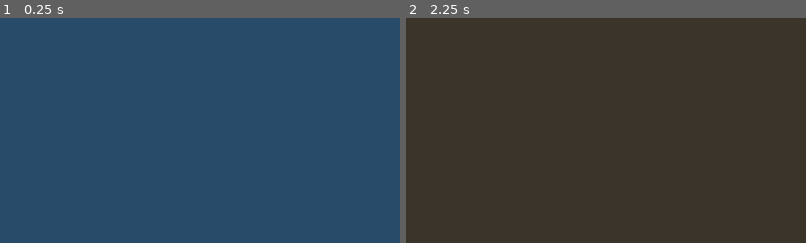
Above: before the commit, frames 1-2 (left to right).
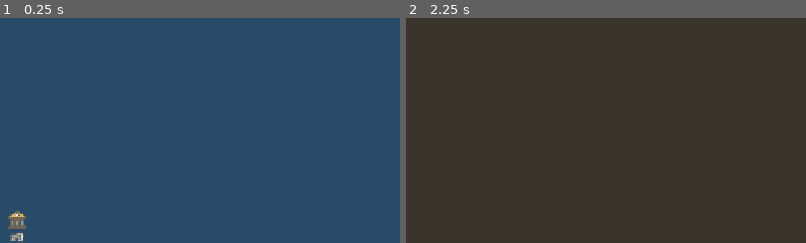
Above: after the commit, the same moments.

Repository: KADSA-OFFICIAL/Group-2
Game: Godot game, scene res://main.tscn
Same seed, same stepped clock (60 frames per second), same inputs: the game is played once before the commit and once after it. The engine's default icon, where the game draws it, is replaced by a stand-in: a white triangle on a blue panel in a dark square.
Inputs:
- Up to frame 1 (0.25 s): no input
- Up to frame 2 (2.25 s): click "+" at 0.5 s; click "뒤로" at 1.25 s; click "+" at 2 s
The pictures show only the part of the screen within x 28-78%, y 50-100%; the shares and areas given below are measured in that part.

The runs differ from the first frame. In frame 1, 0.4% of the frame differs, in the area x 2-7%, y 85-100%; in frame 2, nothing differs.

Commit message:
feat(ui): 교단 화면 — 교주와 모인 인원
교단은 교주(플레이어)와 스토리에서 합류한 인물들이 모여 있는 본거지다.

## 캐릭터 화면과 겹치지 않게 잡았다

로스터를 그냥 다시 나열하면 캐릭터 화면과 같은 화면이 두 개가 된다. 그래서 갈랐다:
  캐릭터 화면 = 인물 **한 명의 상세**(스텟/스킬/장비). 읽기 전용.
  교단 화면   = **교주와 교단 전체**. 이름을 정하는 곳 + 모인 인원 요약.
명부는 요약(색·이름·역할·편성 여부)까지만 보여주고, 상세는 "인물 상세" 버튼으로
캐릭터 화면에 넘긴다.

## 교주 이름을 정할 곳이 생겼다

PlayerProfile.set_player_name() 은 #89 에서 만들어 두고 **부르는 곳이 없었다.**
교단이 그 자리다. 이름을 정하면 메인화면 프로필 칩의 "이름 없음"이 바뀐다.

이름의 소유자는 PlayerProfile 이다. 화면은 값을 넘길 뿐 따로 들고 있지 않고,
저장도 PlayerProfile 이 SaveSystem 제공자로 이미 등록되어 있어 그대로 된다.

입력 중에는 갱신으로 입력칸을 갈아 끼우지 않는다(글자가 끊긴다).
그래서 이름 줄은 한 번만 만들고 그 아래 요약만 다시 그린다.
포커스가 없을 때만 바깥에서 바뀐 이름을 따라간다.

## 표시하는 값의 출처

  교주 이름·레벨·누적 경험치 -> PlayerProfile
  모인 인원                  -> CharacterDatabase
  편성 여부                  -> PartySystem.has_character()
  역할                       -> CharacterData.get_roles()
여기서 세거나 계산하지 않는다.

## 검증 (헤드리스 실제 실행 + 화면 캡처)

  교단 화면 열림, 이름 입력칸 존재(placeholder "이름 없는 교주")
  이름 입력 -> PlayerProfile.player_name = "삼각근교주"
  저장 후 새 프로세스에서 "삼각근교주" 로 복원
  모인 인원 6명, 편성 3/3 표시. 편성 중인 인원 강조 확인
  파싱 exit 0 / 오류·경고 0, 회귀 exit 0 / 오류·경고 0

이로써 메인화면 하단 메뉴가 전부 실제로 동작한다
(편성/캐릭터/장비/제조/스토리/교단).

Co-Authored-By: Claude Opus 5 <noreply@anthropic.com>

Diff:
--- a/screens/main/main_screen.gd
+++ b/screens/main/main_screen.gd
@@ -48,11 +48,7 @@
 const SHOP_ICON := "icon_shop"
 const MAIL_ICON := "icon_mail"
 const STORY_ICON := "icon_story"
-
-# 아직 화면이 없는 메뉴의 아이콘은 여기 상수로 두지 않는다.
-# 상수만 남으면 "곧 붙는다"처럼 보이지만 실제로는 아무 데도 쓰이지 않는다.
-# 아트는 assets/sprites/ui/icons 에 준비되어 있다: icon_order(교단).
-# 화면이 생기면 그때 상수를 만들고 하단 줄이나 상단 묶음에 넣는다.
+const ORDER_ICON := "icon_order"
 
 # 화면이 실제로 있는 메뉴만 버튼으로 만든다.
 # 눌러도 아무 일이 없는 버튼은 기능을 더하지 않고 화면만 난잡하게 만든다.
@@ -66,6 +62,7 @@
 const SHOP_SCREEN := preload("res://screens/shop/ShopScreen.tscn")
 const MAIL_SCREEN := preload("res://screens/mail/MailScreen.tscn")
 const STORY_SCREEN := preload("res://screens/story/StoryScreen.tscn")
+const ORDER_SCREEN := preload("res://screens/order/OrderScreen.tscn")
 
 # 길라잡이 단계 -> 데려갈 화면.
 # GuideSystem 은 화면을 알지 않는다(인프라가 화면에 의존하면 안 된다). 그 대응을 여기서 한다.
@@ -418,6 +415,7 @@
 	row.add_child(_make_tab("장비", EQUIPMENT_ICON, EQUIPMENT_SCREEN))
 	row.add_child(_make_tab("제조", CRAFT_ICON, CRAFT_SCREEN))
 	row.add_child(_make_tab("스토리", STORY_ICON, STORY_SCREEN))
+	row.add_child(_make_tab("교단", ORDER_ICON, ORDER_SCREEN))
 
 	row.add_child(_expanding_gap())
 
--- /dev/null
+++ b/screens/order/OrderScreen.tscn
@@ -0,0 +1,12 @@
+[gd_scene load_steps=2 format=3]
+
+[ext_resource type="Script" path="res://screens/order/order_screen.gd" id="1_order"]
+
+[node name="OrderScreen" type="Control"]
+layout_mode = 3
+anchors_preset = 15
+anchor_right = 1.0
+anchor_bottom = 1.0
+grow_horizontal = 2
+grow_vertical = 2
+script = ExtResource("1_order")
--- /dev/null
+++ b/screens/order/order_screen.gd
@@ -0,0 +1,292 @@
+extends Control
+
+# 교단 화면 (메타 UI).
+#
+# 교단은 **교주(플레이어)와 스토리에서 합류한 인물들이 모여 있는 본거지**다.
+#
+# 책임: 교주 정보를 보여주고 이름을 정하게 한다 + 모인 인원을 요약한다.
+#
+# 캐릭터 화면과 무엇이 다른가:
+#   캐릭터 화면 = 인물 **한 명의 상세**(스텟/스킬/장비). 읽기 전용.
+#   교단 화면   = **교주와 교단 전체**. 이름을 정하는 곳이고, 모인 인원의 요약이다.
+#   그래서 명부를 여기서 다시 상세히 펼치지 않는다. 상세는 캐릭터 화면으로 보낸다.
+#
+# 데이터 출처 (단일 출처 원칙 — 여기서 재정의하지 않는다):
+#   교주 이름·레벨·경험치 -> PlayerProfile
+#   신도 명부            -> CharacterDatabase
+#   편성 여부            -> PartySystem.has_character()
+#   역할                 -> CharacterData.get_roles()
+#   색                   -> UITheme
+
+const BACK_ICON := "icon_back"
+const ORDER_ICON := "icon_order"
+
+const ROLE_ICON_NAME := {
+	CharacterData.Role.TANK: "icon_role_tank",
+	CharacterData.Role.RANGED_DEALER: "icon_role_ranged_dealer",
+	CharacterData.Role.BUFFER: "icon_role_buffer",
+}
+
+# 교주 이름을 비워 두면 화면이 쓰는 대체 문구.
+# PlayerProfile 은 기본 이름을 만들지 않는다(이름은 플레이어가 정한다).
+const NAMELESS := "이름 없는 교주"
+
+const CHARACTERS_SCREEN := preload("res://screens/characters/CharactersScreen.tscn")
+
+var _name_edit: LineEdit
+var _profile_holder: VBoxContainer
+var _roster_grid: GridContainer
+
+
+func _ready() -> void:
+	_build()
+	_refresh()
+
+	PlayerProfile.profile_changed.connect(_refresh_profile)
+	EventBus.party_changed.connect(func(_m): _refresh_roster())
+
+
+# ===== 화면 구성 =====
+
+func _build() -> void:
+	add_child(UITheme.make_background())
+
+	var margin := MarginContainer.new()
+	margin.set_anchors_preset(Control.PRESET_FULL_RECT)
+	margin.add_theme_constant_override("margin_left", 24)
+	margin.add_theme_constant_override("margin_right", 24)
+	margin.add_theme_constant_override("margin_top", 20)
+	margin.add_theme_constant_override("margin_bottom", 20)
+	add_child(margin)
+
+	var root := VBoxContainer.new()
+	root.add_theme_constant_override("separation", 14)
+	margin.add_child(root)
+
+	root.add_child(_build_header())
+	root.add_child(_build_profile_panel())
+	root.add_child(_build_roster_panel())
+
+
+func _build_header() -> Control:
+	var row := HBoxContainer.new()
+	row.add_theme_constant_override("separation", 10)
+
+	var back := Button.new()
+	back.text = " 뒤로"
+	back.icon = _texture(BACK_ICON)
+	back.expand_icon = true
+	back.custom_minimum_size = Vector2(0, 40)
+	back.add_theme_stylebox_override("normal", UITheme.panel_box())
+	back.add_theme_stylebox_override("hover", UITheme.panel_box())
+	back.add_theme_stylebox_override("pressed", UITheme.panel_box_deep())
+	back.add_theme_color_override("font_color", UITheme.INK)
+	back.pressed.connect(func(): ScreenManager.pop())
+	row.add_child(back)
+
+	var icon := _icon(ORDER_ICON, 24)
+	if icon != null:
+		row.add_child(icon)
+
+	var title := Label.new()
+	title.text = "교단"
+	title.add_theme_font_size_override("font_size", 20)
+	title.add_theme_color_override("font_color", UITheme.INK_ON_DARK)
+	title.size_flags_horizontal = Control.SIZE_EXPAND_FILL
+	title.vertical_alignment = VERTICAL_ALIGNMENT_CENTER
+	row.add_child(title)
+	return row
+
+
+# ── 교주 ──
+func _build_profile_panel() -> Control:
+	var panel := PanelContainer.new()
+	panel.add_theme_stylebox_override("panel", UITheme.panel_box())
+	panel.size_flags_horizontal = Control.SIZE_EXPAND_FILL
+
+	_profile_holder = VBoxContainer.new()
+	_profile_holder.add_theme_constant_override("separation", 10)
+	panel.add_child(_profile_holder)
+
+	# 이름 입력은 다시 만들지 않는다(입력 중에 갈아 끼우면 글자가 끊긴다).
+	# 그래서 _refresh_profile() 이 채우는 부분과 분리해 여기서 한 번만 만든다.
+	var name_row := HBoxContainer.new()
+	name_row.add_theme_constant_override("separation", 10)
+	_profile_holder.add_child(name_row)
+
+	name_row.add_child(_text("교주 이름", 15, UITheme.INK))
+
+	_name_edit = LineEdit.new()
+	_name_edit.text = PlayerProfile.player_name
+	_name_edit.placeholder_text = NAMELESS
+	_name_edit.max_length = 16
+	_name_edit.custom_minimum_size = Vector2(0, 40)
+	_name_edit.size_flags_horizontal = Control.SIZE_EXPAND_FILL
+	# 이름의 소유자는 PlayerProfile 이다. 화면은 값을 넘길 뿐 따로 들고 있지 않다.
+	_name_edit.text_submitted.connect(func(value: String): PlayerProfile.set_player_name(value.strip_edges()))
+	_name_edit.focus_exited.connect(func(): PlayerProfile.set_player_name(_name_edit.text.strip_edges()))
+	name_row.add_child(_name_edit)
+
+	return panel
+
+
+# ── 신도 명부 ──
+func _build_roster_panel() -> Control:
+	var section := VBoxContainer.new()
+	section.add_theme_constant_override("separation", 8)
+	section.size_flags_vertical = Control.SIZE_EXPAND_FILL
+
+	var heading := HBoxContainer.new()
+	heading.add_theme_constant_override("separation", 8)
+	section.add_child(heading)
+
+	var label := _text("모인 인원", 16, UITheme.INK_ON_DARK)
+	label.size_flags_horizontal = Control.SIZE_EXPAND_FILL
+	heading.add_child(label)
+
+	# 상세는 캐릭터 화면의 책임이다. 여기서 같은 내용을 다시 펼치지 않는다.
+	var detail := Button.new()
+	detail.text = "인물 상세"
+	detail.custom_minimum_size = Vector2(120, 36)
+	detail.add_theme_font_size_override("font_size", 13)
+	detail.add_theme_color_override("font_color", UITheme.INK)
+	detail.add_theme_stylebox_override("normal", UITheme.panel_box())
+	detail.add_theme_stylebox_override("hover", UITheme.panel_box())
+	detail.add_theme_stylebox_override("pressed", UITheme.panel_box_deep())
+	detail.pressed.connect(func(): ScreenManager.push(CHARACTERS_SCREEN))
+	heading.add_child(detail)
+
+	var scroll := ScrollContainer.new()
+	scroll.size_flags_vertical = Control.SIZE_EXPAND_FILL
+	scroll.size_flags_horizontal = Control.SIZE_EXPAND_FILL
+	section.add_child(scroll)
+
+	_roster_grid = GridContainer.new()
+	_roster_grid.columns = 4
+	_roster_grid.add_theme_constant_override("h_separation", 10)
+	_roster_grid.add_theme_constant_override("v_separation", 10)
+	_roster_grid.size_flags_horizontal = Control.SIZE_EXPAND_FILL
+	scroll.add_child(_roster_grid)
+	return section
+
+
+# ===== 갱신 =====
+
+func _refresh() -> void:
+	_refresh_profile()
+	_refresh_roster()
+
+
+func _refresh_profile() -> void:
+	if not is_instance_valid(_profile_holder):
+		return
+
+	# 이름 입력 줄(0번)은 남기고 그 아래만 다시 만든다.
+	for i in range(_profile_holder.get_child_count() - 1, 0, -1):
+		var child := _profile_holder.get_child(i)
+		_profile_holder.remove_child(child)
+		child.queue_free()
+
+	# 입력 중이 아니라면 바깥에서 바뀐 이름을 따라간다.
+	if is_instance_valid(_name_edit) and not _name_edit.has_focus():
+		_name_edit.text = PlayerProfile.player_name
+
+	var row := HBoxContainer.new()
+	row.add_theme_constant_override("separation", 16)
+	_profile_holder.add_child(row)
+
+	row.add_child(_stat("레벨", "Lv.%d" % PlayerProfile.level))
+	row.add_child(_stat("누적 경험치", str(PlayerProfile.exp_total)))
+	row.add_child(_stat("모인 인원", "%d명" % CharacterDatabase.get_count()))
+	row.add_child(_stat("편성", "%d/%d" % [PartySystem.get_size(), PartySystem.PARTY_SIZE]))
+
+
+func _stat(label_text: String, value_text: String) -> Control:
+	var box := VBoxContainer.new()
+	box.add_theme_constant_override("separation", 2)
+	box.add_child(_text(label_text, 12, UITheme.INK_DIM))
+	box.add_child(_text(value_text, 16, UITheme.INK))
+	return box
+
+
+func _refresh_roster() -> void:
+	if not is_instance_valid(_roster_grid):
+		return
+	_clear(_roster_grid)
+
+	for id in CharacterDatabase.get_all_ids():
+		_roster_grid.add_child(_make_member_card(id))
+
+
+func _make_member_card(id: StringName) -> Control:
+	var character := CharacterDatabase.get_character(id)
+	var in_party := PartySystem.has_character(id)
+
+	var card := PanelContainer.new()
+	card.custom_minimum_size = Vector2(0, 96)
+	# 편성 중인 인원을 강조한다.
+	card.add_theme_stylebox_override("panel", UITheme.accent_box() if in_party else UITheme.panel_box())
+
+	var box := VBoxContainer.new()
+	box.add_theme_constant_override("separation", 4)
+	card.add_child(box)
+
+	if character == null:
+		box.add_child(_text(String(id), 14, UITheme.INK))
+		return card
+
+	var swatch := ColorRect.new()
+	swatch.color = character.tint
+	swatch.custom_minimum_size = Vector2(0, 30)
+	box.add_child(swatch)
+
+	box.add_child(_text(character.display_name, 14, UITheme.INK))
+
+	var role_row := HBoxContainer.new()
+	role_row.add_theme_constant_override("separation", 3)
+	box.add_child(role_row)
+	for role in character.get_roles():
+		var icon := _icon(ROLE_ICON_NAME.get(role, ""), 16)
+		if icon != null:
+			role_row.add_child(icon)
+	if in_party:
+		role_row.add_child(_text("편성 중", 11, UITheme.INK))
+
+	return card
+
+
+# ===== 공용 조각 =====
+
+func _clear(node: Node) -> void:
+	for child in node.get_children():
+		node.remove_child(child)
+		child.queue_free()
+
+
+func _text(value: String, size: int, color: Color) -> Label:
+	var label := Label.new()
+	label.text = value
+	label.add_theme_font_size_override("font_size", size)
+	label.add_theme_color_override("font_color", color)
+	label.vertical_alignment = VERTICAL_ALIGNMENT_CENTER
+	return label
+
+
+func _icon(icon_name: String, size: int) -> TextureRect:
+	var texture := _texture(icon_name)
+	if texture == null:
+		return null
+	var rect := TextureRect.new()
+	rect.texture = texture
+	rect.custom_minimum_size = Vector2(size, size)
+	rect.expand_mode = TextureRect.EXPAND_IGNORE_SIZE
+	rect.stretch_mode = TextureRect.STRETCH_KEEP_ASPECT_CENTERED
+	return rect
+
+
+# 아이콘 **이름**("icon_back")을 받는다. 경로와 확장자 해석은 UITheme 이 한다.
+func _texture(icon_name: String) -> Texture2D:
+	var path := UITheme.icon_path(icon_name)
+	if path.is_empty():
+		return null
+	return load(path) as Texture2D
Not shown, added: screens/order/order_screen.gd.uid
